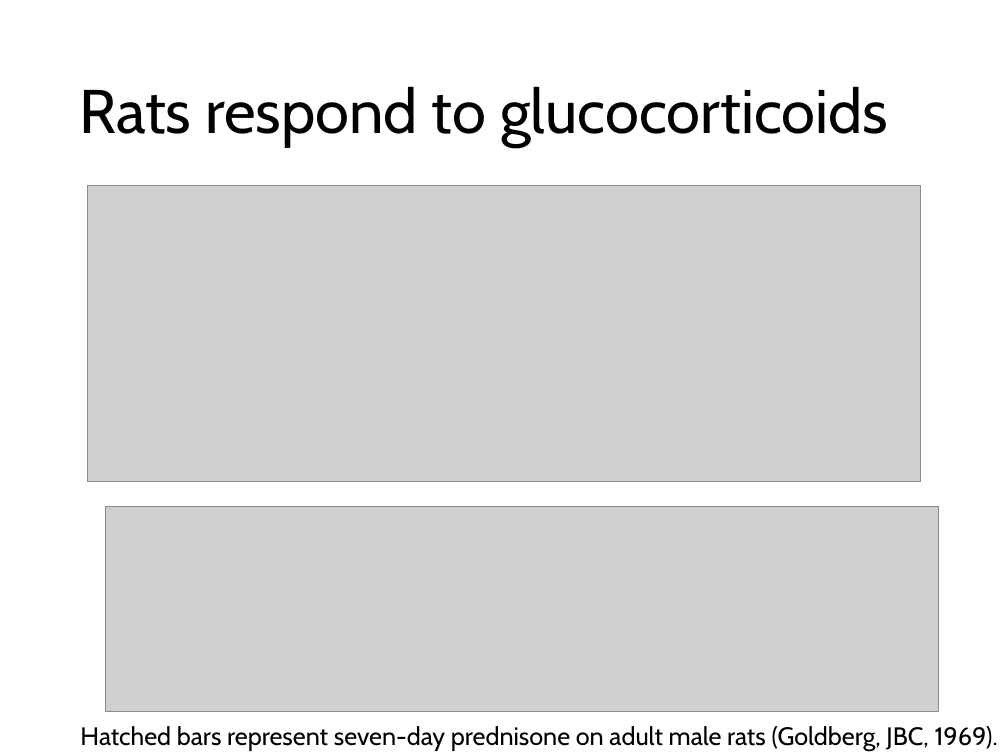
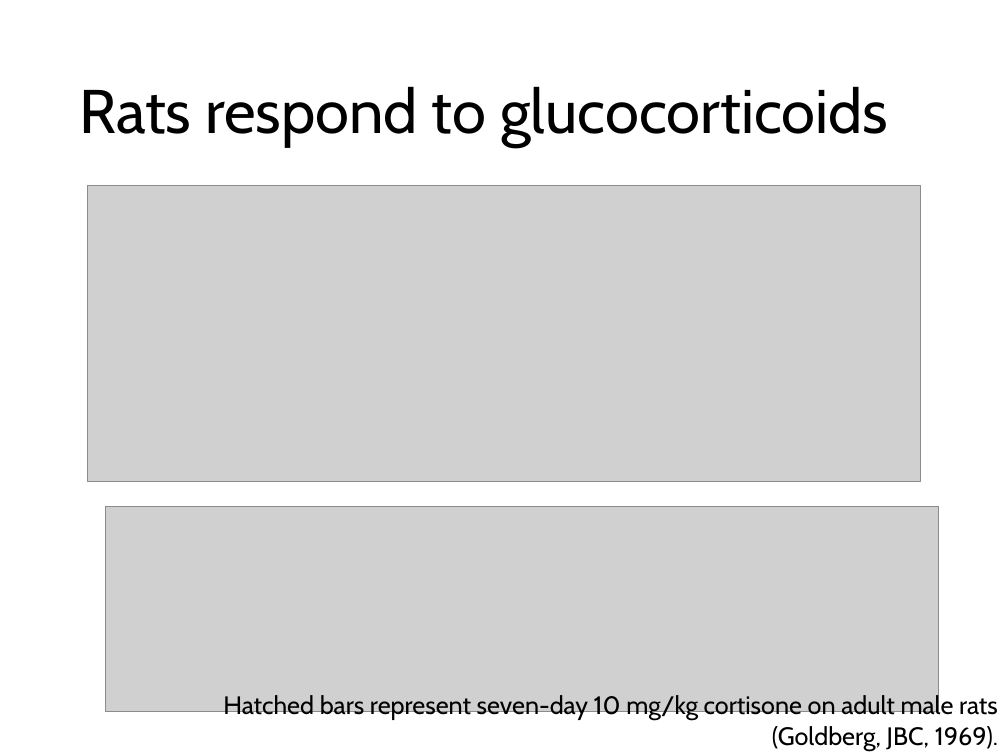
Before and after one commit to nvalexander/dissertation, a slide deck: slide 12 of defense.pptx. Drawn at 1008x756 pixels with LibreOffice and Linux fonts; fonts in the diff are those of the drawing; grey boxes stand for pictures. Boxes give left, top, right and bottom in pixels: in the first picture for what was removed or moved away, otherwise in the second. Text is boxed around its words. In the diff, an @@ line names an element or a change of style, - is before the commit and + after.

```diff
--- a/defense.pptx
+++ b/defense.pptx
@@ text at (223,694,998,751): text changed @@
-Hatched bars represent seven-day prednisone on adult male rats (Goldberg, JBC, 1969).
+Hatched bars represent seven-day 10 mg/kg cortisone on adult male rats
+(Goldberg, JBC, 1969).
```
Also in this commit, not shown: 2 other slides changed, 1 slide added, 1 slide removed.
